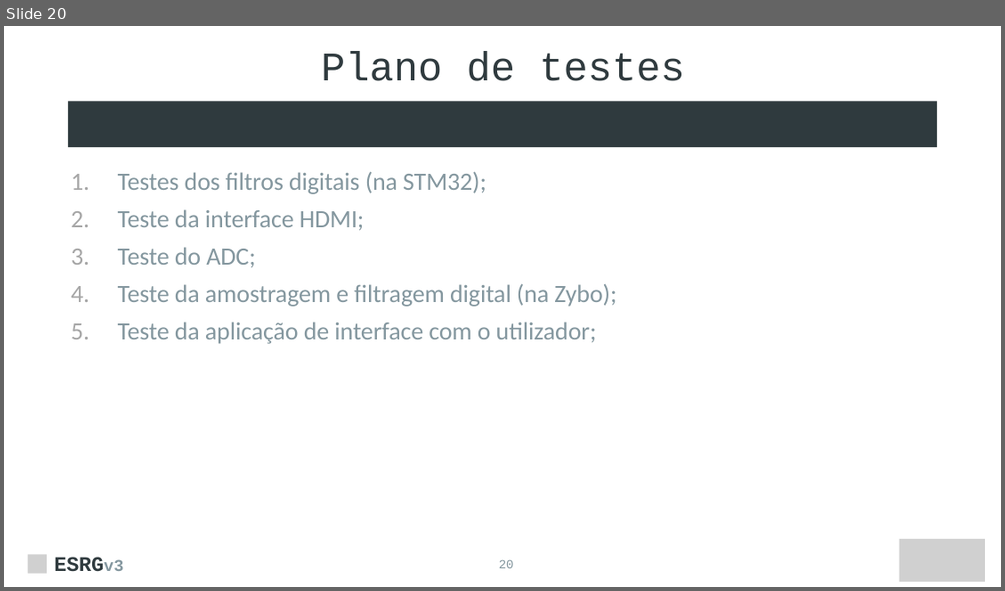
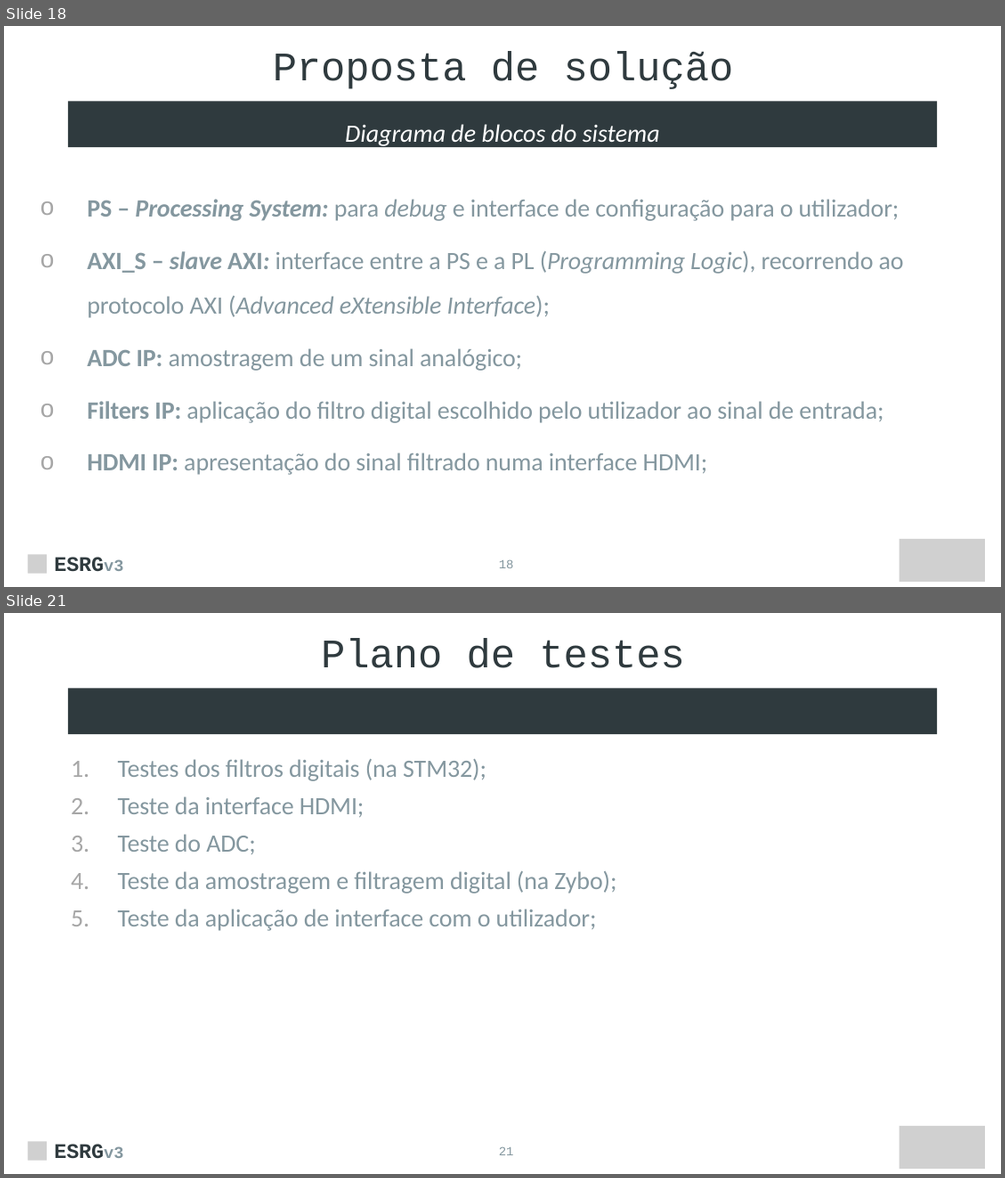
Before and after one commit to ESRGgroup9/oscilloscope_fpga, a slide deck: doc/presentations/first_presentation_20_4.pptx. Shown one above the other, each under a label of ours: slide 20 before the commit, slides 18 and 21 after it; the slides between them are not shown. The pictures are 1005x591 and 1005x1178 pixels, drawn with LibreOffice and Linux fonts; fonts in the diff are those of the drawing; grey boxes stand for pictures. Boxes give left, top, right and bottom in pixels: in the first picture for what was removed or moved away, otherwise in the second. Text is boxed around its words. In the diff, an @@ line names an element or a change of style, - is before the commit and + after.

```diff
--- a/doc/presentations/first_presentation_20_4.pptx
+++ b/doc/presentations/first_presentation_20_4.pptx
@@ slide 18 added at [4, 26, 1001, 587], background #FFFFFF @@
@@ title added at [273, 52, 734, 89], 39 pt, text #2F3A3E @@
+Proposta de solução
@@ rectangle added at [67, 101, 937, 147], fill #2F3A3E, 24 pt, text #FFFFFF, italic @@
+Diagrama de blocos do sistema
@@ text added at [87, 199, 904, 475], 24 pt, text #84979F @@
+o PS – Processing System: para debug e interface de configuração para o utilizador;
+o AXI_S – slave AXI: interface entre a PS e a PL (Programming Logic), recorrendo ao protocolo AXI (Advanced eXtensible Interface);
+o ADC IP: amostragem de um sinal analógico;
+o Filters IP: aplicação do filtro digital escolhido pelo utilizador ao sinal de entrada;
+o HDMI IP: apresentação do sinal filtrado numa interface HDMI;
@@ picture added at [28, 554, 47, 573] @@
@@ text added at [53, 553, 125, 578], 20 pt, text #2F3A3E, bold @@
+ESRGv3
@@ page number added at [499, 559, 514, 568], 12 pt, text #84979F @@
+18
@@ picture added at [899, 539, 985, 582] @@
@@ what was slide 20 is now slide 21 @@
@@ page number at [499, 1147, 514, 1155]: text changed @@
-20
+21
```
Also in this commit, not shown: 15 slides changed, 2 other files.
